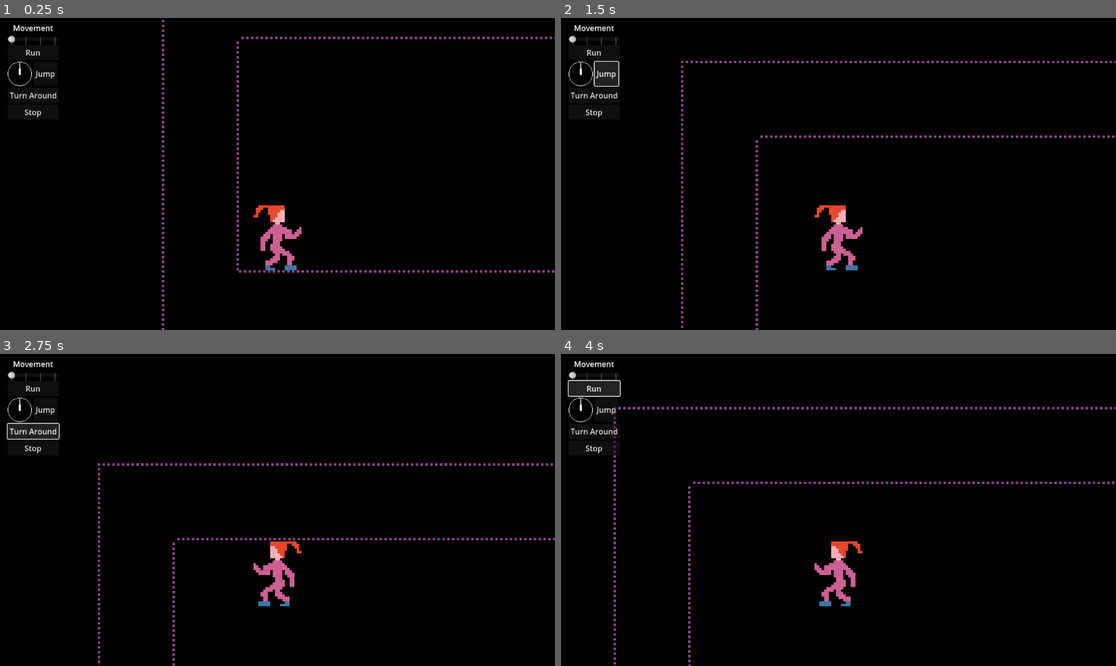
Above: before the commit, frames 1-4 (two rows, left to right).
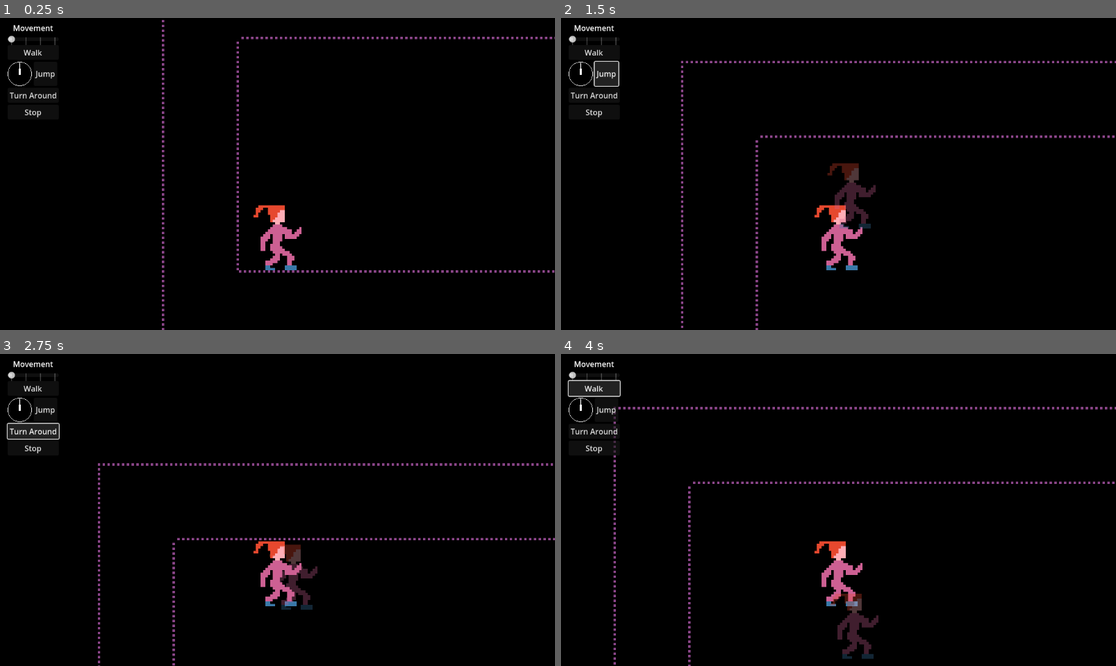
Above: after the commit, the same moments.

Repository: CloneDeath/LoveIsFury
Game: Godot game, scene res://Game.tscn
Two runs of this game, one before a commit and one after it. Both use one fixed random seed, a clock stepped at 60 frames per second and the inputs below.
Inputs:
- Up to frame 1 (0.25 s): no input
- Up to frame 2 (1.5 s): click "Run" (after the commit: "Walk") at 0.5 s; click "Jump" at 1.25 s
- Up to frame 3 (2.75 s): click "Turn Around" at 2 s
- Up to frame 4 (4 s): click "Stop" at 2.75 s; click "Run" (after the commit: "Walk") at 3.5 s

The runs differ from the first frame. In frame 1, less than 0.1% of the frame differs, in the area x 4-8%, y 10-13%; in frame 2, 0.7%; in frame 3, 1.1%; in frame 4, 1.3%, in the area x 4-58%, y 10-98%.

Commit message:
added a preview of the hovered action

Diff:
--- a/FollowCamera.gd
+++ b/FollowCamera.gd
@@ -2,5 +2,5 @@
 
 @export var target: Node2D;
 
-func _process(delta):
+func _process(_delta):
 	position = target.position;
--- a/Game.gd
+++ b/Game.gd
@@ -1,11 +1,15 @@
 extends Node2D
 
 @export var dynamicEntities: Node2D;
+@export var staticEntities: Node2D;
 
 func _ready():
 	dynamicEntities.process_mode = Node.PROCESS_MODE_DISABLED;
 
 func _on_player_controller_advance_time(amount):
 	dynamicEntities.process_mode = Node.PROCESS_MODE_INHERIT;
+	staticEntities.visible = false;
 	await get_tree().create_timer(amount).timeout;
 	dynamicEntities.process_mode = Node.PROCESS_MODE_DISABLED;
+	staticEntities.visible = true;
+	staticEntities.propagate_call("reset");
--- a/Game.tscn
+++ b/Game.tscn
@@ -1,14 +1,16 @@
-[gd_scene load_steps=6 format=3 uid="uid://cqpt05ck1lwfw"]
+[gd_scene load_steps=7 format=3 uid="uid://cqpt05ck1lwfw"]
 
 [ext_resource type="PackedScene" uid="uid://ctfb60rssirxr" path="res://player/controls/PlayerController.tscn" id="1_4bxe8"]
 [ext_resource type="Script" path="res://Game.gd" id="1_77i0t"]
 [ext_resource type="PackedScene" uid="uid://dvc74cl5ndp5r" path="res://levels/DebugRoom.tscn" id="1_oby24"]
 [ext_resource type="Script" path="res://FollowCamera.gd" id="2_wbkq2"]
 [ext_resource type="PackedScene" uid="uid://cpnppa8xqclfr" path="res://player/Player.tscn" id="2_ypbkg"]
+[ext_resource type="PackedScene" uid="uid://dxm1r8k0ftrs1" path="res://player/PlayerPreview.tscn" id="4_8onls"]
 
-[node name="Game" type="Node2D" node_paths=PackedStringArray("dynamicEntities")]
+[node name="Game" type="Node2D" node_paths=PackedStringArray("dynamicEntities", "staticEntities")]
 script = ExtResource("1_77i0t")
 dynamicEntities = NodePath("DynamicEntities")
+staticEntities = NodePath("StaticEntities")
 
 [node name="DebugRoom" parent="." instance=ExtResource("1_oby24")]
 
@@ -17,6 +19,12 @@
 [node name="Player" parent="DynamicEntities" instance=ExtResource("2_ypbkg")]
 position = Vector2(32, 112)
 
+[node name="StaticEntities" type="Node2D" parent="."]
+
+[node name="PlayerPreview" parent="StaticEntities" node_paths=PackedStringArray("player") instance=ExtResource("4_8onls")]
+modulate = Color(1, 1, 1, 0.313726)
+player = NodePath("../../DynamicEntities/Player")
+
 [node name="Camera2D" type="Camera2D" parent="." node_paths=PackedStringArray("target")]
 position = Vector2(114, 100)
 offset = Vector2(0, -40)
@@ -24,12 +32,13 @@
 script = ExtResource("2_wbkq2")
 target = NodePath("../DynamicEntities/Player")
 
-[node name="PlayerController" parent="Camera2D" node_paths=PackedStringArray("player") instance=ExtResource("1_4bxe8")]
+[node name="PlayerController" parent="Camera2D" node_paths=PackedStringArray("player", "preview") instance=ExtResource("1_4bxe8")]
 offset_left = -112.0
 offset_top = -103.0
 offset_right = 973.0
 offset_bottom = 102.0
 scale = Vector2(0.2, 0.2)
 player = NodePath("../../DynamicEntities/Player")
+preview = NodePath("../../StaticEntities/PlayerPreview")
 
 [connection signal="advance_time" from="Camera2D/PlayerController" to="." method="_on_player_controller_advance_time"]
--- /dev/null
+++ b/player/PlayerPreview.gd
@@ -0,0 +1,19 @@
+extends Player
+class_name PlayerPreview
+
+@export var player: Player;
+
+func _ready():
+	$PreviewAnimation.play("default");
+
+func reset():
+	position = player.position;
+	facing = player.facing;
+	velocity = player.velocity;
+	do_move = player.do_move;
+	do_jump = player.do_jump;
+	do_jump_vector = player.do_jump_vector;
+	process_mode = Node.PROCESS_MODE_INHERIT;
+
+func freeze():
+	process_mode = Node.PROCESS_MODE_DISABLED;
--- /dev/null
+++ b/player/PlayerPreview.tscn
@@ -0,0 +1,41 @@
+[gd_scene load_steps=5 format=3 uid="uid://dxm1r8k0ftrs1"]
+
+[ext_resource type="PackedScene" uid="uid://cpnppa8xqclfr" path="res://player/Player.tscn" id="1_1k77g"]
+[ext_resource type="Script" path="res://player/PlayerPreview.gd" id="2_2e6ba"]
+
+[sub_resource type="Animation" id="Animation_7dhy0"]
+resource_name = "default"
+length = 0.2
+loop_mode = 1
+tracks/0/type = "method"
+tracks/0/imported = false
+tracks/0/enabled = true
+tracks/0/path = NodePath(".")
+tracks/0/interp = 1
+tracks/0/loop_wrap = true
+tracks/0/keys = {
+"times": PackedFloat32Array(0, 0.1),
+"transitions": PackedFloat32Array(1, 1),
+"values": [{
+"args": [],
+"method": &"reset"
+}, {
+"args": [],
+"method": &"freeze"
+}]
+}
+
+[sub_resource type="AnimationLibrary" id="AnimationLibrary_umok1"]
+_data = {
+"default": SubResource("Animation_7dhy0")
+}
+
+[node name="PlayerPreview" instance=ExtResource("1_1k77g")]
+script = ExtResource("2_2e6ba")
+
+[node name="PreviewAnimation" type="AnimationPlayer" parent="." index="3"]
+process_mode = 3
+libraries = {
+"": SubResource("AnimationLibrary_umok1")
+}
+autoplay = "default"
--- a/player/controls/DirectionPicker.gd
+++ b/player/controls/DirectionPicker.gd
@@ -39,7 +39,7 @@
 
 func _ready():
 	_start = size / 2;
-	vector = Vector2.UP;7
+	vector = Vector2.UP;
 	queue_redraw();
 
 func _process(_delta):
--- a/player/controls/PlayerController.gd
+++ b/player/controls/PlayerController.gd
@@ -1,14 +1,22 @@
 extends Control
 
 @export var player: Player;
+@export var preview: PlayerPreview;
 signal advance_time(amount: float);
 
 func _ready():
-	var callback = Callable(_on_action_button_pressed)
+	var executeCallback = Callable(_on_action_button_pressed)
+	var hoverCallback = Callable(_on_action_button_hovered)
 	var nodes = get_tree().get_nodes_in_group("ActionButton");
 	for node: ActionButton in nodes:
-		node.pressed.connect(callback.bind(node));
+		node.pressed.connect(executeCallback.bind(node));
+		node.mouse_entered.connect(hoverCallback.bind(node));
 
 func _on_action_button_pressed(actionButton: ActionButton):
 	actionButton.execute(player);
 	advance_time.emit(0.1);
+
+func _on_action_button_hovered(actionButton: ActionButton):
+	actionButton.execute(player);
+	preview.reset();
+	actionButton.execute(preview);
--- a/player/controls/actions/RunButton.gd
+++ b/player/controls/actions/RunButton.gd
@@ -6,6 +6,9 @@
 	20: "Jog",
 	10: "Walk"
 };
+
+func _ready():
+	_on_move_speed_value_changed(%MoveSpeed.value);
 
 func execute(player: Player):
 	var speed = %MoveSpeed.value / 100.0;
